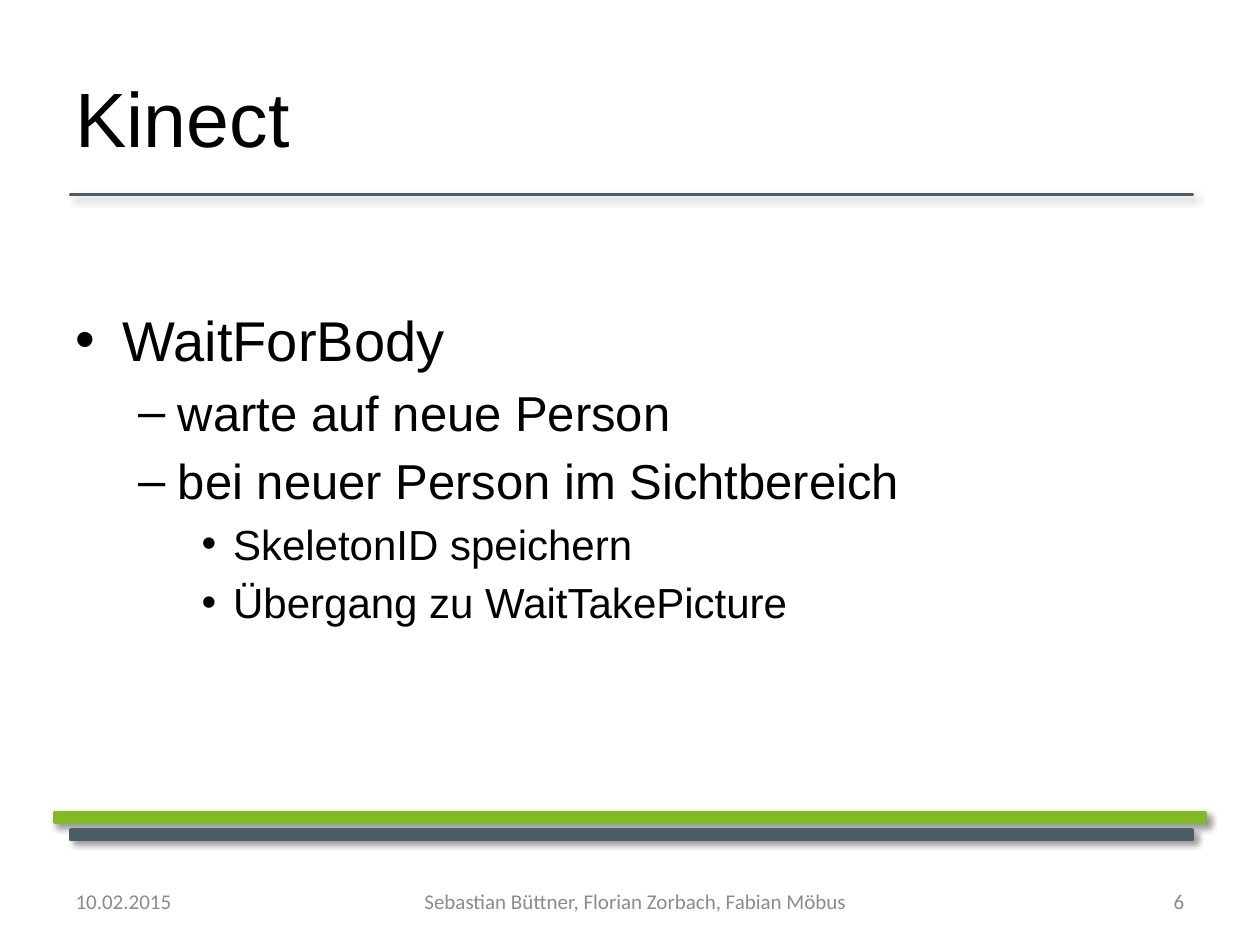
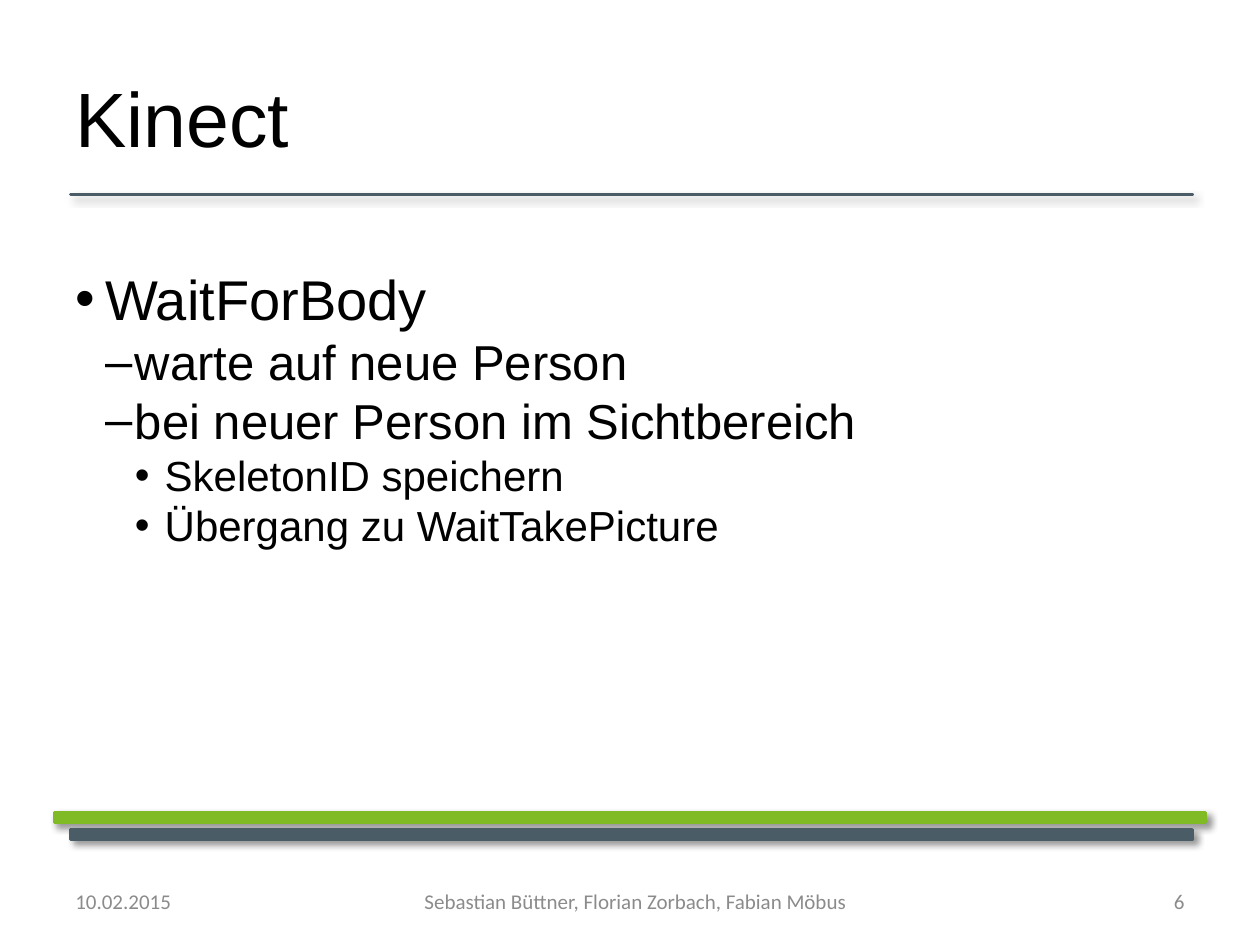
Before and after one commit to YoloSoftDE/YoloTrack, a slide deck: slide 6 of Documentation/Biometrie_praesentation.pptx. Drawn at 1260x945 pixels with LibreOffice and Linux fonts; fonts in the diff are those of the drawing; background and template pictures are left out. Boxes give left, top, right and bottom in pixels: in the first picture for what was removed or moved away, otherwise in the second. Text is boxed around its words. In the diff, an @@ line names an element or a change of style, - is before the commit and + after.

```diff
--- a/Documentation/Biometrie_praesentation.pptx
+++ b/Documentation/Biometrie_praesentation.pptx
@@ text "WaitForBody" at [105,279,856,550]: indent changed; less space between paragraphs @@
@@ text "Sebastian Büttner, Florian Zorbach, Fabian ..." at [424,894,846,912]: text colour #8C8C8C to #8B8B8B @@
```
Also in this commit, not shown: 11 other slides changed, 9 slides added.
